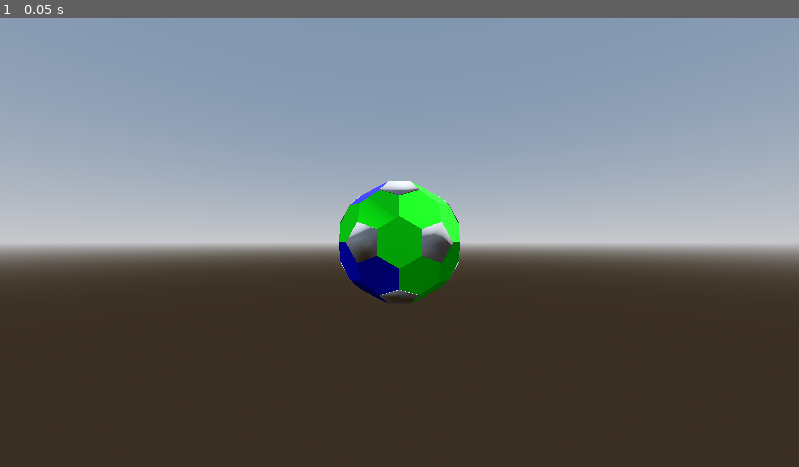
Above: before the commit, frame 1.
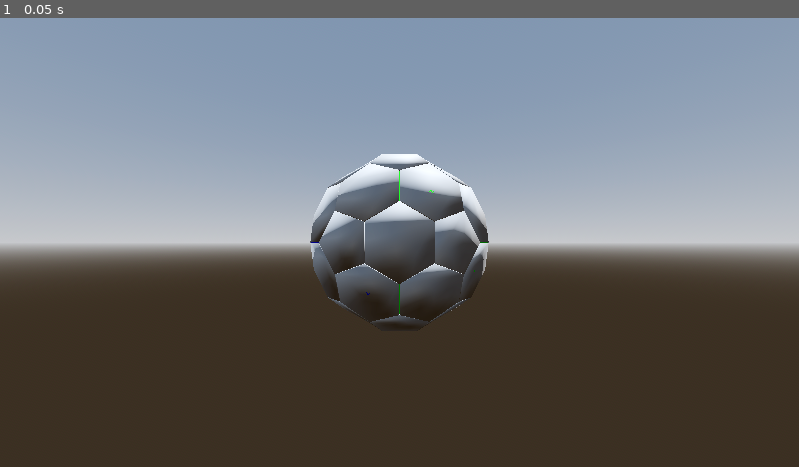
Above: after the commit, the same moment.

Repository: Runbin-Chen/SphericalFarm
Game: Godot game, scene res://sphere_creater/HexPlanetManager.tscn
Two runs of this game, one before a commit and one after it. Both use one fixed random seed, a clock stepped at 60 frames per second and the inputs below. The project has no main scene, so this scene is started directly.
Inputs:
- Up to frame 1 (0.05 s): no input

The runs differ from the first frame. In frame 1, 5.2% of the frame differs, in the area x 38-62%, y 30-70%.

Commit message:
碰撞体成功生成

Diff:
--- a/sphere_creater/HexPlanetManager.tscn
+++ b/sphere_creater/HexPlanetManager.tscn
@@ -38,7 +38,7 @@
 [node name="HexChunkRenders" type="Node3D" parent="."]
 
 [node name="Camera3D" type="Camera3D" parent="."]
-transform = Transform3D(1, 0, 0, 0, 1, 0, 0, 0, 1, 0, 0, 500)
+transform = Transform3D(1, 0, 0, 0, 1, 0, 0, 0, 1, 0, 0, 354.725)
 current = true
 
 [node name="TileAreas" type="Node3D" parent="."]
--- a/sphere_creater/tile_area.gd
+++ b/sphere_creater/tile_area.gd
@@ -1,10 +1,22 @@
+class_name MeshArea
 extends Area3D
 @export var thickness: float = 0.5
 
+var center = []
+
+func _ready() -> void:
+	collision_layer = 1
+	monitoring = true
+	input_event.connect(_on_click)
+
+func _on_click(cam, event, pos, normal, shape_idx):
+	if event is InputEventMouseButton and event.pressed:
+		print("凸包碰撞体触发成功")
+		print(center)
 
 # 通过此方法动态设置碰撞形状
 func set_shape(mesh: Mesh) -> void:
-	var center = []
+
 	var adjust_vertices = []
 	var arr = mesh.surface_get_arrays(0)
 	var vertices = arr[ArrayMesh.ARRAY_VERTEX]
@@ -15,13 +27,28 @@
 		adjust_vertices.append(vertices[5])
 		adjust_vertices.append(vertices[2])
 		adjust_vertices.append(vertices[1])
-		var new_mesh:ArrayMesh=generate_extruded_mesh(adjust_vertices,1)
-		var mesh_instance = MeshInstance3D.new()
-		mesh_instance.name = "GeneratedMesh"  # 可选：给节点命名
-		add_child(mesh_instance)
-		mesh_instance.mesh = new_mesh
 	else:
-		return
+		adjust_vertices.append(vertices[3])
+		adjust_vertices.append(vertices[4])
+		adjust_vertices.append(vertices[5])
+		adjust_vertices.append(vertices[6])
+		adjust_vertices.append(vertices[2])
+		adjust_vertices.append(vertices[1])
+		#adjust_vertices.append(vertices[1])
+		#adjust_vertices.append(vertices[2])
+		#adjust_vertices.append(vertices[6])
+		#adjust_vertices.append(vertices[5])
+		#adjust_vertices.append(vertices[4])
+		#adjust_vertices.append(vertices[3])
+	var new_mesh:ArrayMesh=generate_extruded_mesh(adjust_vertices,1)
+	var mesh_instance = MeshInstance3D.new()
+	mesh_instance.name = "GeneratedMesh"  # 可选：给节点命名
+	add_child(mesh_instance)
+	mesh_instance.mesh = new_mesh
+
+	var collision_shape = CollisionShape3D.new()
+	collision_shape.shape = new_mesh.create_convex_shape()  # Godot 4.0+关键API
+	add_child(collision_shape)
 
 func generate_extruded_mesh(vertices: Array, height: float) -> ArrayMesh:
 	var st = SurfaceTool.new()
